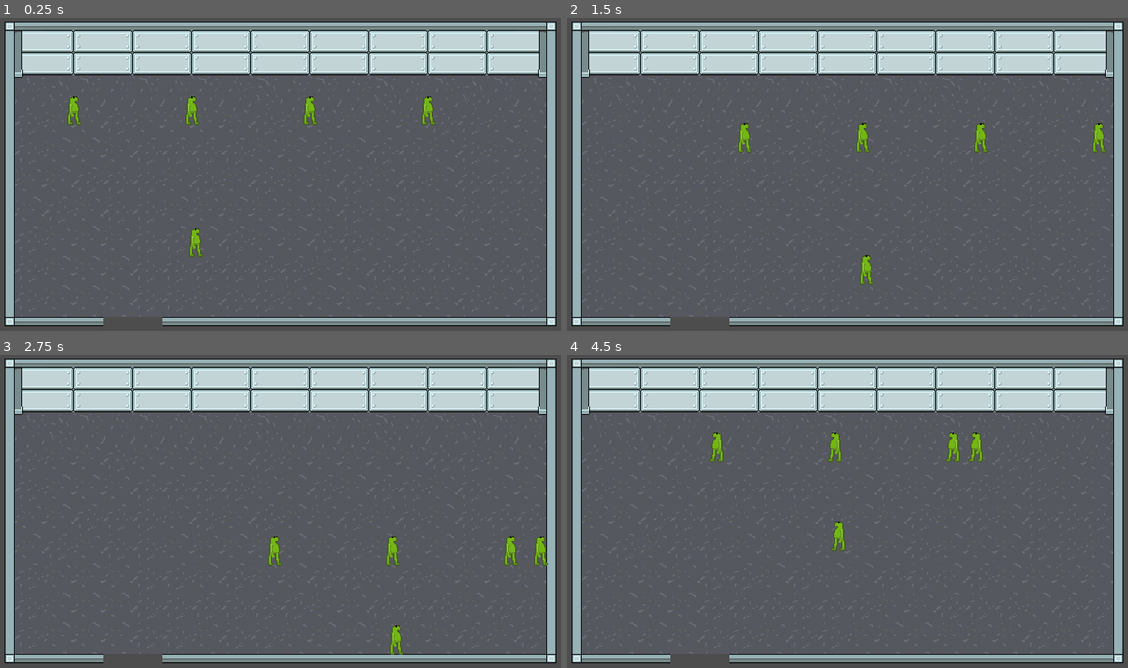
Above: before the commit, frames 1-4 (two rows, left to right).
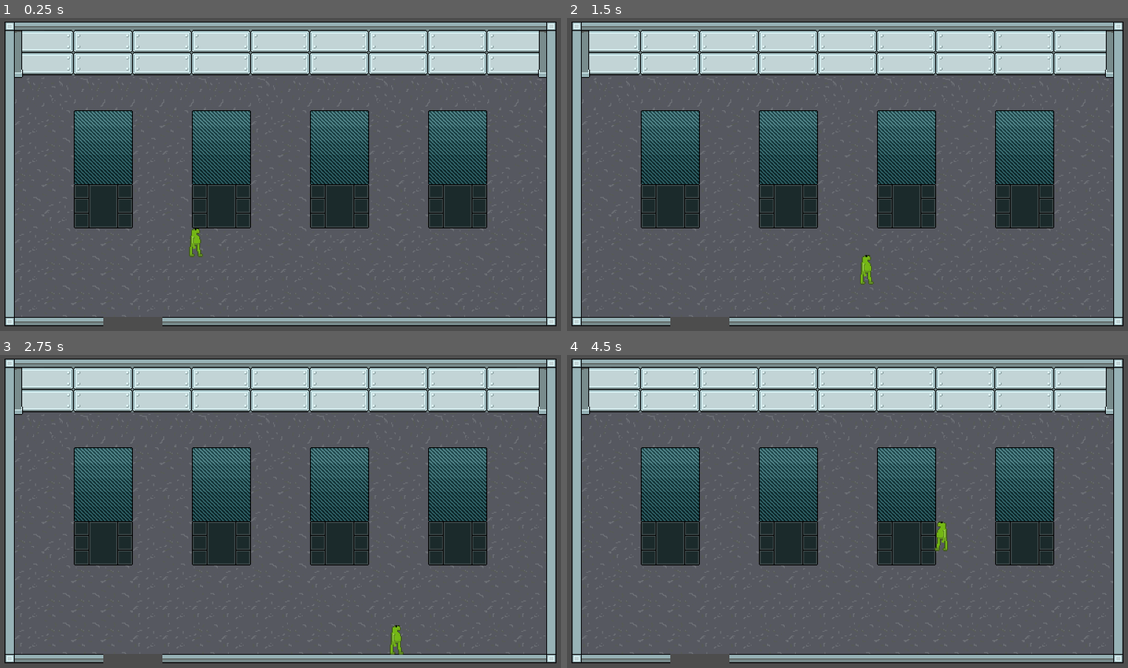
Above: after the commit, the same moments.

Repository: TomiZ87/spooky-game-jam-2025
Game: Godot game, scene res://scenes/room.tscn
Same seed, same stepped clock (60 frames per second), same inputs: the game is played once before the commit and once after it.
Inputs (mouse positions are in pixels of both pictures, inside the frame that each line leads up to):
- Up to frame 1 (0.25 s): no input
- Up to frame 2 (1.5 s): move the mouse to (976, 168) at 0.52 s; hold D (move_right) 0.53-1.28 s; click (976, 168) at 0.67 s; move the mouse to (729, 199) at 1.27 s; hold S (move_down) from 1.28 s (still down); click (729, 199) at 1.42 s
- Up to frame 3 (2.75 s): move the mouse to (342, 448) at 2.02 s; release S (move_down) at 2.03 s; hold D (move_right) from 2.03 s (still down); click (342, 448) at 2.17 s
- Up to frame 4 (4.5 s): move the mouse to (819, 586) at 2.77 s; release D (move_right) at 2.78 s; hold W (move_up) 2.78-3.53 s; click (819, 586) at 2.92 s; move the mouse to (1027, 570) at 3.52 s; hold A (move_left) from 3.53 s (still down); click (1027, 570) at 3.67 s; move the mouse to (667, 470) at 4.27 s; click (667, 470) at 4.42 s

The runs differ from the first frame. In frame 1, 16% of the frame differs, in the area x 11-87%, y 25-68%; in frame 2, 16%; in frame 3, 16%; in frame 4, 17%, in the area x 13-87%, y 24-68%.

Commit message:
#4 feat: Add click detection to shelves
When player clicks within the defined collision shape, the event is detected and emit an interact signal

Diff:
--- a/project/scenes/player.tscn
+++ b/project/scenes/player.tscn
@@ -127,6 +127,7 @@
 size = Vector2(12, 8)
 
 [node name="CharacterBody2D" type="CharacterBody2D"]
+z_index = 999
 script = ExtResource("1_g2els")
 
 [node name="AnimatedSprite2D" type="AnimatedSprite2D" parent="."]
--- a/project/scenes/room.tscn
+++ b/project/scenes/room.tscn
@@ -58,17 +58,19 @@
 position = Vector2(288, 112)
 zoom = Vector2(2, 2)
 
-[node name="CharacterBody2D" parent="." instance=ExtResource("2_ffxv4")]
+[node name="CharacterBody2D" parent="." instance=ExtResource("3_85yof")]
 position = Vector2(196, 175)
 
-[node name="Shelf_1" parent="." instance=ExtResource("2_ffxv4")]
+[node name="shelves" type="Node" parent="."]
+
+[node name="Shelf_1" parent="shelves" instance=ExtResource("2_ffxv4")]
 position = Vector2(64, 32)
 
-[node name="Shelf_2" parent="." instance=ExtResource("2_ffxv4")]
+[node name="Shelf_2" parent="shelves" instance=ExtResource("2_ffxv4")]
 position = Vector2(192, 32)
 
-[node name="Shelf_3" parent="." instance=ExtResource("2_ffxv4")]
+[node name="Shelf_3" parent="shelves" instance=ExtResource("2_ffxv4")]
 position = Vector2(320, 32)
 
-[node name="Shelf_4" parent="." instance=ExtResource("2_ffxv4")]
+[node name="Shelf_4" parent="shelves" instance=ExtResource("2_ffxv4")]
 position = Vector2(448, 32)
--- /dev/null
+++ b/project/scenes/shelf.gd
@@ -0,0 +1,17 @@
+extends Area2D
+
+signal interacted
+
+func _ready():
+	# Make sure input pickable is enabled
+	input_pickable = true
+	# Ensure the area can receive mouse input
+	set_process_input(true)
+
+func _input_event(viewport, event, shape_idx):
+	if event is InputEventMouseButton and event.pressed and event.button_index == MOUSE_BUTTON_LEFT:
+		interact()
+
+func interact():
+	print("Area clicked! Interaction triggered.")
+	emit_signal("interacted")
--- a/project/scenes/shelf.tscn
+++ b/project/scenes/shelf.tscn
@@ -1,6 +1,7 @@
-[gd_scene load_steps=4 format=4 uid="uid://05hihb3qehr3"]
+[gd_scene load_steps=6 format=4 uid="uid://05hihb3qehr3"]
 
-[ext_resource type="Texture2D" uid="uid://cjrdmrrxe3s01" path="res://assets/sprites/shelf.png" id="1_eyi4x"]
+[ext_resource type="Texture2D" uid="uid://b2ndlxuujpa8t" path="res://assets/sprites/shelf.png" id="1_eyi4x"]
+[ext_resource type="Script" uid="uid://bfuvuu1yx5uwa" path="res://scenes/shelf.gd" id="1_xj574"]
 
 [sub_resource type="TileSetAtlasSource" id="TileSetAtlasSource_xj574"]
 texture = ExtResource("1_eyi4x")
@@ -27,8 +28,18 @@
 physics_layer_0/collision_layer = 1
 sources/0 = SubResource("TileSetAtlasSource_xj574")
 
+[sub_resource type="RectangleShape2D" id="RectangleShape2D_eyi4x"]
+size = Vector2(96, 128)
+
 [node name="Shelf" type="Node2D"]
 
 [node name="TileMapLayer" type="TileMapLayer" parent="."]
 tile_map_data = PackedByteArray("AAAAAAAAAAAAAAAAAAAAAAEAAAAAAAEAAAAAAAIAAAAAAAIAAAAAAAMAAAAAAAMAAAABAAAAAAABAAAAAAABAAEAAAABAAEAAAABAAIAAAABAAIAAAABAAMAAAABAAMAAAA=")
 tile_set = SubResource("TileSet_00mi8")
+
+[node name="Area2D" type="Area2D" parent="."]
+script = ExtResource("1_xj574")
+
+[node name="CollisionShape2D" type="CollisionShape2D" parent="Area2D"]
+position = Vector2(32, 64)
+shape = SubResource("RectangleShape2D_eyi4x")
Not shown: 1 places in project/scenes/player.tscn that only renumber resources
Not shown: 1 places in project/scenes/room.tscn that only renumber resources
Not shown, added: project/scenes/shelf.gd.uid
